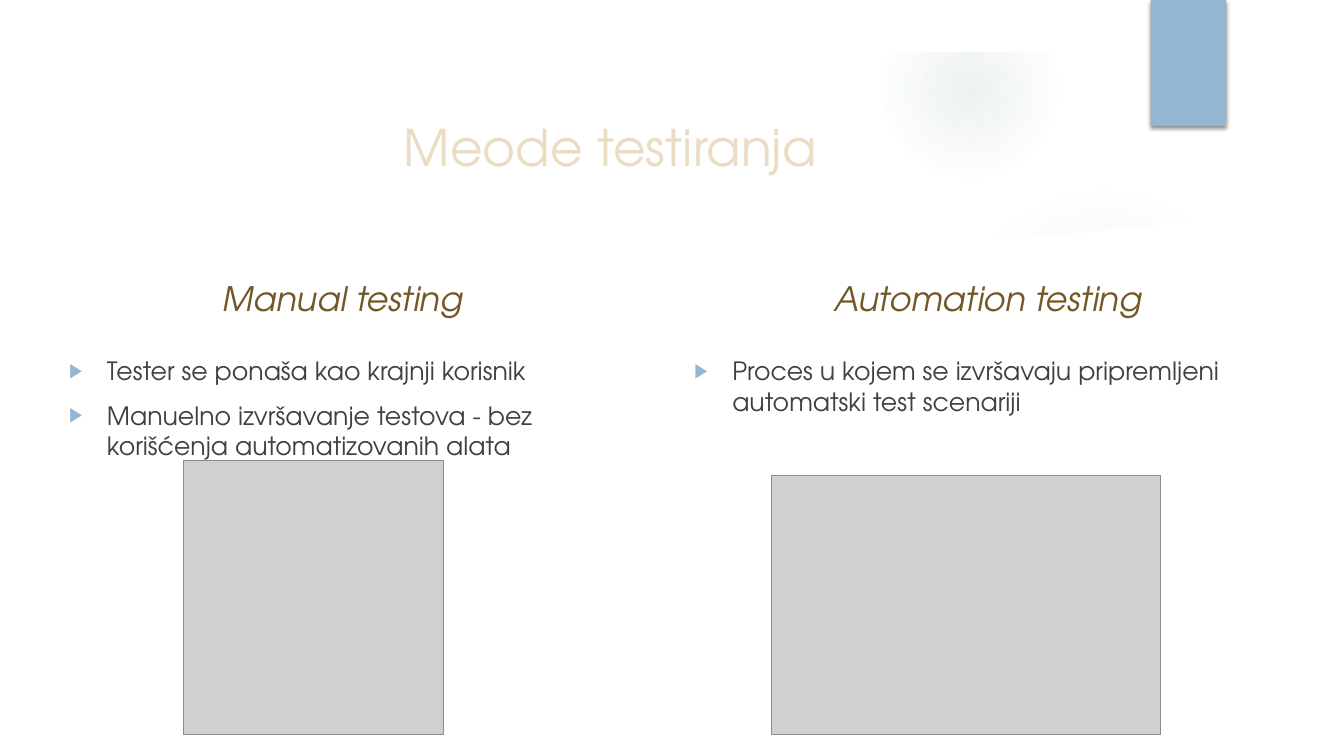
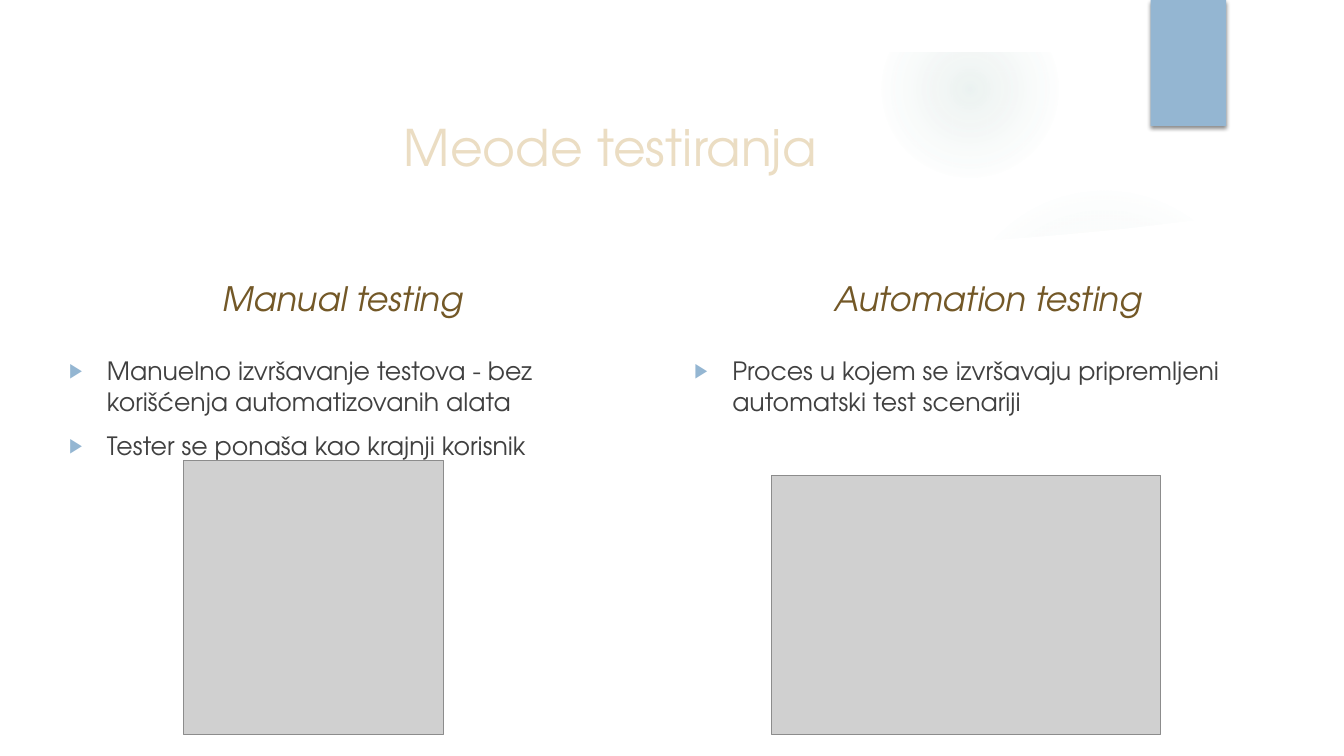
Before and after one commit to vhristov97/Prezentacija, a slide deck: slide 5 of UnitTestingFrameworks_VH_JN.pptx. Drawn at 1344x756 pixels with LibreOffice and Linux fonts; fonts in the diff are those of the drawing; grey boxes stand for pictures; background and template pictures are left out. Boxes give left, top, right and bottom in pixels: in the first picture for what was removed or moved away, otherwise in the second. Text is boxed around its words. In the diff, an @@ line names an element or a change of style, - is before the commit and + after.

```diff
--- a/UnitTestingFrameworks_VH_JN.pptx
+++ b/UnitTestingFrameworks_VH_JN.pptx
@@ text at (107,361,532,416): paragraph added @@
+▶ Manuelno izvršavanje testova - bez korišćenja automatizovanih alata
@@ text at (107,406,532,467): paragraph removed @@
-▶ Manuelno izvršavanje testova - bez korišćenja automatizovanih alata
```
Also in this commit, not shown: 12 other slides changed.
